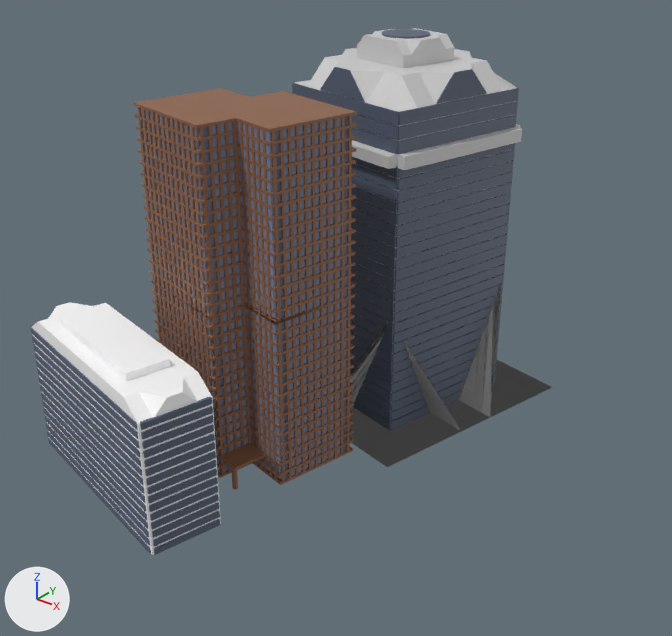
Two versions of the glTF model run/textures/build/build3.glb, one commit apart.
Both versions are drawn from a camera (50 mm lens) standing at (14.04, -20.22, 14.03) and looking at (0.79, -3.66, 3.76). The axes (+X, +Y, +Z) are drawn at lower left. The lights are the same throughout. Where no turn or scale is listed for an object, it has been applied to the vertices.

Names of what the first picture shows: '立方体', '立方体.001', '立方体.002', '立方体.003', '立方体.004', '立方体.006', '立方体.007', '立方体.010', '立方体.011', '立方体.012'.
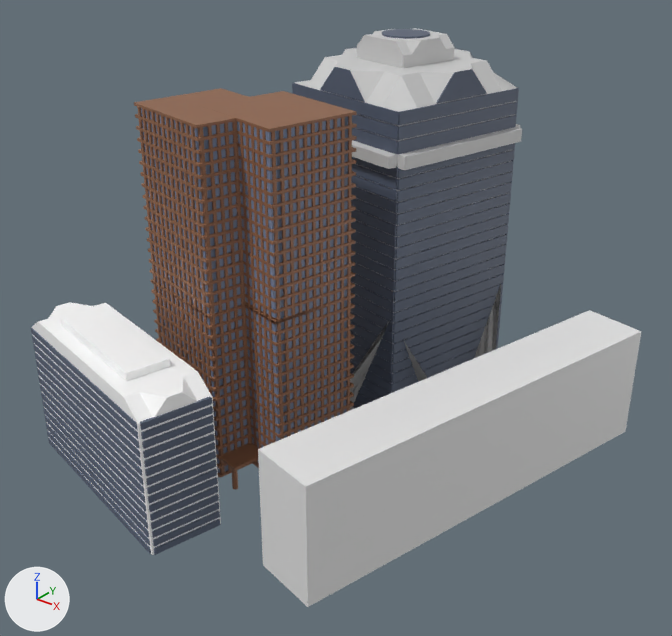
Scene script edits in JSON lines:
```json
{"op": "add", "block": "me_立方体_014", "code": ["me_立方体_014 = bpy.data.meshes.new('立方体.014')", "me_立方体_014.from_pydata([(-1.98, -4.98, -1.49), (-1.98, -4.98, 1.49), (0.4, 5.34, -1.49), (0.4, 5.34, 1.49), (-0.4, -5.34, -1.49), (-0.4, -5.34, 1.49), (1.98, 4.98, -1.49), (1.98, 4.98, 1.49)], [], [(0, 1, 3), (0, 3, 2), (2, 3, 7), (2, 7, 6), (6, 7, 5), (6, 5, 4), (4, 5, 1), (4, 1, 0), (2, 6, 4), (2, 4, 0), (7, 3, 1), (7, 1, 5)])"]}
{"op": "add", "block": "ob_立方体_013", "code": ["ob_立方体_013 = bpy.data.objects.new('立方体.013', me_立方体_014)", "ob_立方体_013.location = (4.91, -3.88, 1.94)"]}
```

Pixel boxes [x1, y1, x2, y2] of what changed, in the pictures (672 x 636 px):
```json
{"object": "立方体.013", "change": "added", "after": [258, 310, 641, 607]}
```
